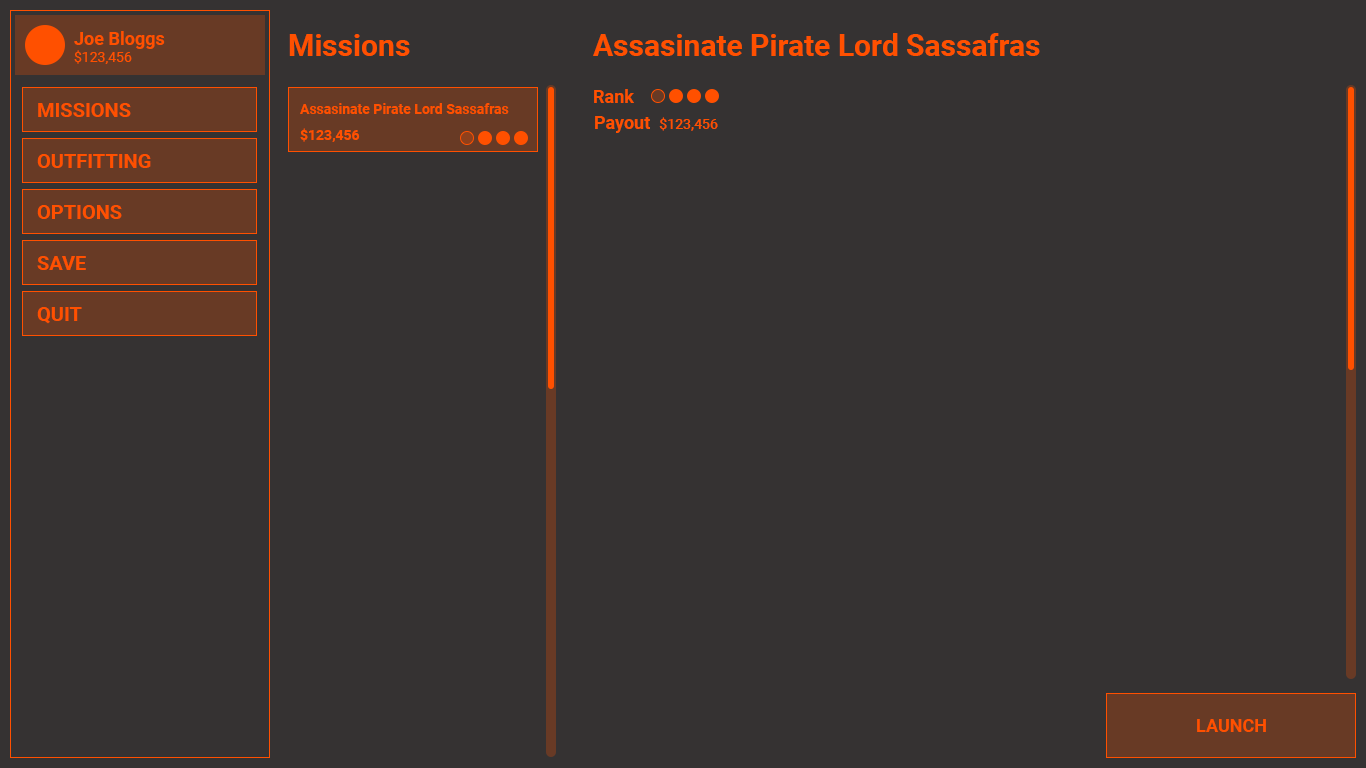
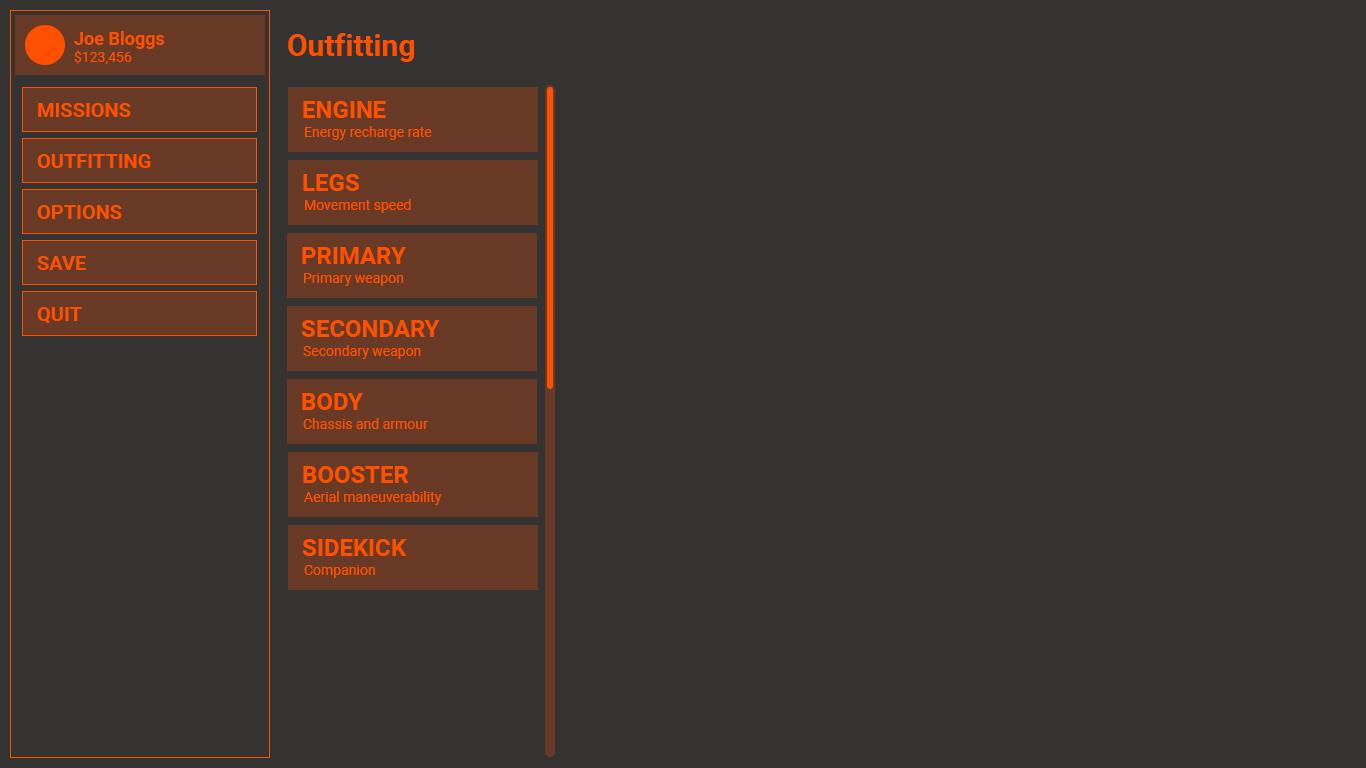
The second 1366 × 768 image is a revision of the first. Changes to its layers:
moved "Rectangle 2" (6th of 14, in "Artboard 1" › "missions" › "menu") into group "menu" over left=288, top=87, right=538, bottom=152
hid group "Mission Detail" (11 layers), moved it into group "missions" over left=593, top=33, right=1356, bottom=758
added group "outfitting" with 32 layers in group "Artboard 1" over left=287, top=33, right=555, bottom=757
added group "menu" (2nd of 2, in "Artboard 1" › "outfitting") with 31 layers in group "outfitting" over left=287, top=33, right=555, bottom=757
added group "button" (6th of 12, in "Artboard 1" › "outfitting" › "menu") with 11 layers in group "menu" over left=287, top=379, right=538, bottom=590
added group "button" (7th of 12, in "Artboard 1" › "outfitting" › "menu" › "button") with 7 layers in group "button" over left=288, top=452, right=538, bottom=590
added group "button" (8th of 12, in "Artboard 1" › "outfitting" › "menu" › "button" › "button") with 3 layers in group "button" over left=288, top=525, right=538, bottom=590
added layer "Rectangle 2" (8th of 14, in "Artboard 1" › "outfitting" › "menu" › "button" › "button" › "button") in group "button" over left=288, top=525, right=538, bottom=590
added layer "Rectangle 2" (9th of 14, in "Artboard 1" › "outfitting" › "menu" › "button" › "button") in group "button" over left=288, top=452, right=538, bottom=517
added layer "Rectangle 2" (10th of 14, in "Artboard 1" › "outfitting" › "menu" › "button") in group "button" over left=287, top=379, right=537, bottom=444
added group "button" (9th of 12, in "Artboard 1" › "outfitting" › "menu") with 7 layers in group "menu" over left=287, top=233, right=537, bottom=371
added group "button" (10th of 12, in "Artboard 1" › "outfitting" › "menu" › "button") with 3 layers in group "button" over left=287, top=306, right=537, bottom=371
…and 32 more changes (23 added, 9 stack)
